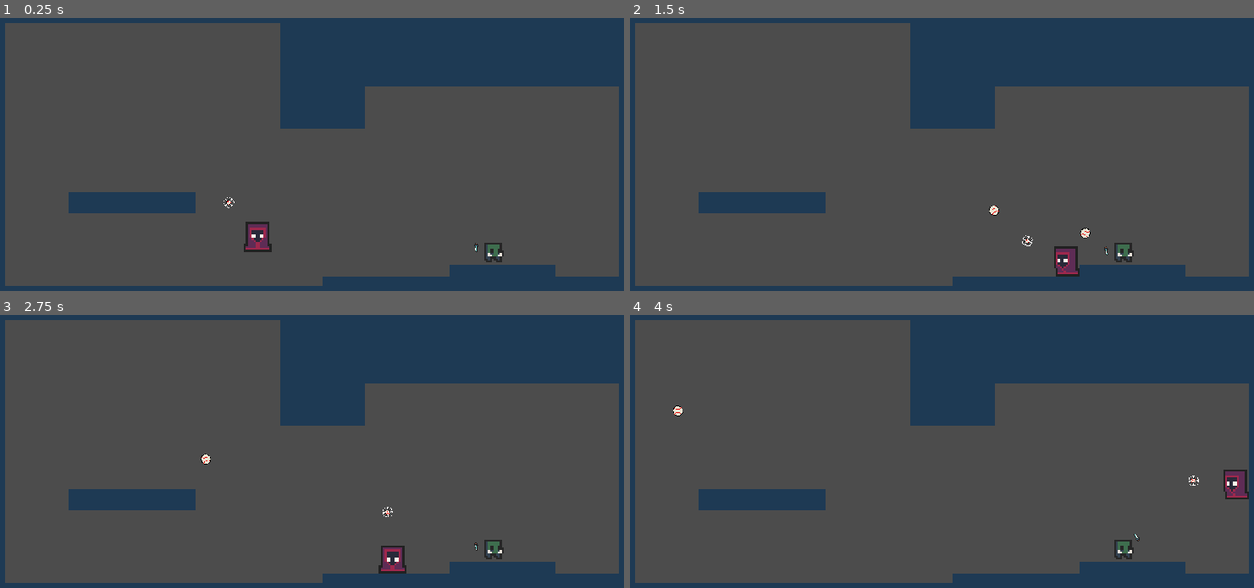
Above: before the commit, frames 1-4 (two rows, left to right).
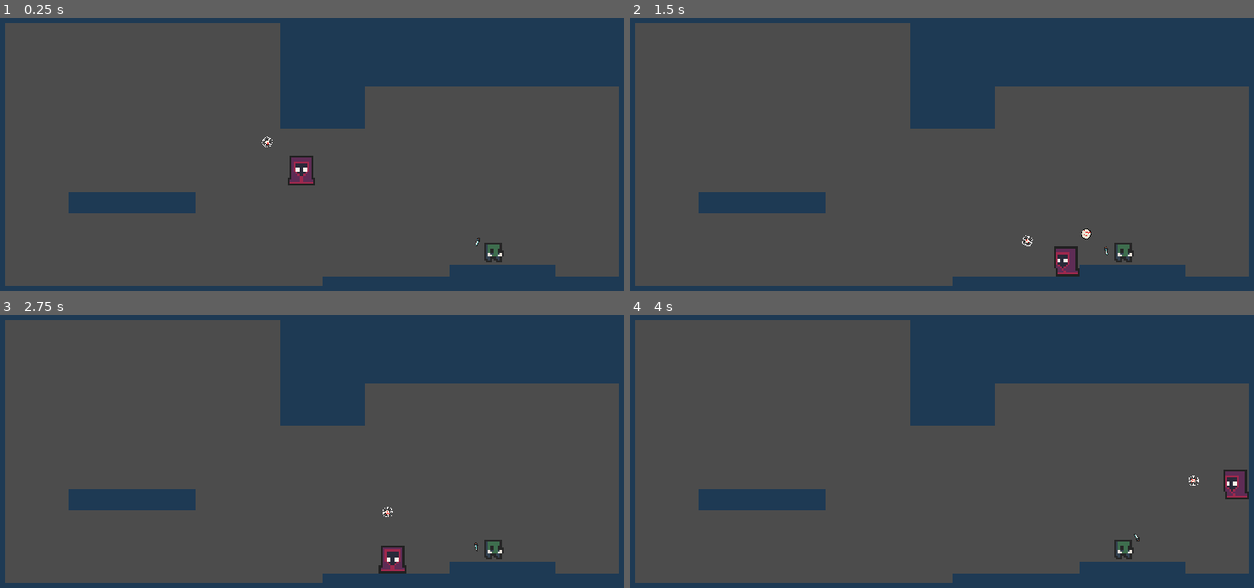
Above: after the commit, the same moments.

Repository: Kiingst/Dont-Bring-a-Bat-to-Gun-Fight
Game: Godot game, scene res://Assets/Levels/Level_Script/Flat_test.tscn
Two runs of this game, one before a commit and one after it. Both use one fixed random seed, a clock stepped at 60 frames per second and the inputs below.
Inputs (mouse positions are in pixels of both pictures, inside the frame that each line leads up to):
- Up to frame 1 (0.25 s): no input
- Up to frame 2 (1.5 s): move the mouse to (1079, 108) at 0.52 s; press the mouse at (1079, 108) at 0.53 s; hold D (Move_Right) from 0.53 s (still down); tap Space (jump) at 0.77 s; move the mouse to (798, 149) at 1.27 s; release the mouse at (798, 149) at 1.28 s; click (798, 149) at 1.35 s
- Up to frame 3 (2.75 s): tap Space (jump) at 1.52 s; move the mouse to (368, 339) at 2.02 s; release D (Move_Right) at 2.03 s; hold A (Move_Left) from 2.03 s (still down); hold Right mouse button (Parry) from 2.03 s (still down); click (368, 339) at 2.3 s
- Up to frame 4 (4 s): move the mouse to (898, 506) at 2.77 s; release A (Move_Left) at 2.78 s; release Right mouse button (Parry) at 2.78 s; hold D (Move_Right) from 2.78 s (still down); click (898, 506) at 2.85 s; tap Space (jump) at 3.02, 3.77 s; move the mouse to (1135, 484) at 3.52 s; press the mouse at (1135, 484) at 3.53 s

The runs differ from the first frame. In frame 1, 0.9% of the frame differs, in the area x 35-77%, y 43-86%; in frame 2, less than 0.1%; in frame 3, less than 0.1%; in frame 4, less than 0.1%.

Commit message:
Broke ball collsions somehow

Diff:
--- a/Assets/Enemys/Test_Enemy/Enemy_Type_2.gd
+++ b/Assets/Enemys/Test_Enemy/Enemy_Type_2.gd
@@ -64,10 +64,11 @@
 
 
 func take_damage(damage):
-	animation_mode.travel("damage_animation")
-	MOVE_SPEED -= 10
-	health -= damage
-	$HealthBar.visible = true
+	if damage != null:
+		animation_mode.travel("damage_animation")
+		MOVE_SPEED -= 10
+		health -= damage
+		$HealthBar.visible = true
 
 
 func fire():
--- a/Assets/Levels/Level_Script/Flat_test.gd
+++ b/Assets/Levels/Level_Script/Flat_test.gd
@@ -8,7 +8,8 @@
 
 # Called when the node enters the scene tree for the first time.
 func _ready():
-	get_node_or_null("Player_Catcher").connect("fire", self, "fire")
+	if get_node_or_null("Player_Catcher") != null:
+		get_node_or_null("Player_Catcher").connect("fire", self, "fire")
 	get_node_or_null("Enemy_Type_2").connect("fire", self, "enemy_fire")
 
 # Called every frame. 'delta' is the elapsed time since the previous frame.
@@ -20,6 +21,7 @@
 	var b = bullet.instance()
 	add_child(b)
 	b.start(_position, _direction, _speed, _damage)
+
 
 func fire2(bullet, _position, _direction, _speed, _damage):
 	var b = bullet.instance()
@@ -36,7 +38,6 @@
 
 
 
-
 func _on_Player_Catcher_catch(area):
 
 	area.get_parent().queue_free()
--- a/Assets/Levels/Level_Script/Flat_test.tscn
+++ b/Assets/Levels/Level_Script/Flat_test.tscn
@@ -17,10 +17,6 @@
 [node name="TileMap" parent="." instance=ExtResource( 2 )]
 tile_data = PoolIntArray( -589840, 1, 0, -589839, 1, 0, -589838, 1, 0, -589837, 1, 0, -589836, 1, 0, -589835, 1, 0, -58 …(5987 unchanged characters)…
 
-[node name="Player_Catcher" parent="." instance=ExtResource( 1 )]
-position = Vector2( -66, 115 )
-balls_in_inventory = 2
-
 [node name="Enemy_Type_2" parent="." groups=["enemy"] instance=ExtResource( 6 )]
 position = Vector2( 289, 182 )
 health = 2
@@ -28,4 +24,5 @@
 Bullet_Damage = 1
 Bullet_Speed = 50
 
-[connection signal="catch" from="Player_Catcher" to="." method="_on_Player_Catcher_catch"]
+[node name="Player_Catcher" parent="." instance=ExtResource( 1 )]
+balls_in_inventory = 1
--- a/Assets/Player/Player_Script/Hitter/Player_Hitter.gd
+++ b/Assets/Player/Player_Script/Hitter/Player_Hitter.gd
@@ -5,7 +5,7 @@
 export (bool) var canSwing = true
 var keyvaluepos
 var keyvaluerot
-
+export (int) var Bat_damage
 
 
 onready var animation_tree = get_node("AnimationTree")
@@ -23,8 +23,7 @@
 
 # Called when the node enters the scene tree for the first time.
 func _ready():
-	#$Player_Weapon.connect("Done", self, "_on_Player_Weapon_Done")
-	pass
+	$Player_Weapon.Bullet_Damage = Bat_damage
 
 func Player_Control_Bat(delta):
 
@@ -59,8 +58,8 @@
 
 func _input(event):
 	if event.is_action_pressed("Action"):
-		print(canSwing)
 		if canSwing == true:
+			print("Player is swinging")
 			match side:
 				1:
 					swing(swing_left)
@@ -74,6 +73,8 @@
 					$Swing_Cooldown.start()
 				4:
 					pass
+		else:
+			print("Player swing is on cooldown")
 
 
 func _physics_process(delta):
@@ -118,7 +119,7 @@
 
 func _on_Swing_Cooldown_timeout():
 	canSwing = true
-	print("canswing")
+	print("Player Swing off cooldown")
 
 
 func _on_swing_movement_timeout():
--- a/Assets/Player/Player_Script/Hitter/Player_Hitter.tscn
+++ b/Assets/Player/Player_Script/Hitter/Player_Hitter.tscn
@@ -21,6 +21,7 @@
 jump_time_to_descent = 0.3
 jump_count = 3
 Length_from_player = 40
+Bat_damage = 2
 
 [node name="CollisionShape2D" type="CollisionShape2D" parent="."]
 position = Vector2( 0, 7.875 )
--- a/Assets/Player/Player_Script/Hitter/Player_Weapon.gd
+++ b/Assets/Player/Player_Script/Hitter/Player_Weapon.gd
@@ -1,7 +1,6 @@
 extends Node2D
 signal Done
-signal hi
-
+export (int) var Bullet_Damage
 # Declare member variables here. Examples:
 # var a = 2
 # var b = "text"
@@ -9,7 +8,8 @@
 
 # Called when the node enters the scene tree for the first time.
 func _ready():
-	pass # Replace with function body.
+	$Player_Weapon.Bullet_Damage = Bullet_Damage
+	print("The bat will do ", Bullet_Damage," damage")
 
 
 # Called every frame. 'delta' is the elapsed time since the previous frame.
--- a/Assets/Player/Player_Script/Hitter/Player_Weapon.tscn
+++ b/Assets/Player/Player_Script/Hitter/Player_Weapon.tscn
@@ -1,6 +1,7 @@
-[gd_scene load_steps=41 format=2]
+[gd_scene load_steps=42 format=2]
 
 [ext_resource path="res://Assets/Player/Player_Weapons/Bat/Weapon_Bat.png" type="Texture" id=1]
+[ext_resource path="res://Assets/Player/Player_Script/Hitter/Player_Weapon_Sprite.gd" type="Script" id=2]
 [ext_resource path="res://Assets/Player/Player_Script/Hitter/Player_Weapon.gd" type="Script" id=3]
 [ext_resource path="res://Assets/Player/Player_Weapons/Bat/Baseball_Bat Faces/Bat_Mad.png" type="Texture" id=4]
 [ext_resource path="res://Assets/Player/Player_Weapons/Bat/Bat_Swing-2.png.png" type="Texture" id=5]
@@ -204,7 +205,7 @@
 "values": [ ExtResource( 1 ) ]
 }
 tracks/5/type = "value"
-tracks/5/path = NodePath("Player_Weapon/Hit_Area/CollisionPolygon2D:disabled")
+tracks/5/path = NodePath("Player_Weapon/Bat_Hit_Area/CollisionPolygon2D:disabled")
 tracks/5/interp = 1
 tracks/5/loop_wrap = true
 tracks/5/imported = false
@@ -294,7 +295,7 @@
 "values": [ ExtResource( 1 ) ]
 }
 tracks/5/type = "value"
-tracks/5/path = NodePath("Player_Weapon/Hit_Area/CollisionPolygon2D:disabled")
+tracks/5/path = NodePath("Player_Weapon/Bat_Hit_Area/CollisionPolygon2D:disabled")
 tracks/5/interp = 1
 tracks/5/loop_wrap = true
 tracks/5/imported = false
@@ -384,7 +385,7 @@
 "values": [ ExtResource( 5 ) ]
 }
 tracks/5/type = "value"
-tracks/5/path = NodePath("Player_Weapon/Hit_Area/CollisionPolygon2D:disabled")
+tracks/5/path = NodePath("Player_Weapon/Bat_Hit_Area/CollisionPolygon2D:disabled")
 tracks/5/interp = 1
 tracks/5/loop_wrap = true
 tracks/5/imported = false
@@ -396,7 +397,7 @@
 "values": [ false, true ]
 }
 tracks/6/type = "value"
-tracks/6/path = NodePath("Player_Weapon/Hit_Area/CollisionPolygon2D:scale")
+tracks/6/path = NodePath("Player_Weapon/Bat_Hit_Area/CollisionPolygon2D:scale")
 tracks/6/interp = 1
 tracks/6/loop_wrap = true
 tracks/6/imported = false
@@ -474,7 +475,7 @@
 "values": [ ExtResource( 6 ) ]
 }
 tracks/5/type = "value"
-tracks/5/path = NodePath("Player_Weapon/Hit_Area/CollisionPolygon2D:disabled")
+tracks/5/path = NodePath("Player_Weapon/Bat_Hit_Area/CollisionPolygon2D:disabled")
 tracks/5/interp = 1
 tracks/5/loop_wrap = true
 tracks/5/imported = false
@@ -498,7 +499,7 @@
 "values": [ Vector2( 0.25, 0.25 ) ]
 }
 tracks/7/type = "value"
-tracks/7/path = NodePath("Player_Weapon/Hit_Area/CollisionPolygon2D:scale")
+tracks/7/path = NodePath("Player_Weapon/Bat_Hit_Area/CollisionPolygon2D:scale")
 tracks/7/interp = 1
 tracks/7/loop_wrap = true
 tracks/7/imported = false
@@ -562,7 +563,7 @@
 "values": [ ExtResource( 1 ) ]
 }
 tracks/4/type = "value"
-tracks/4/path = NodePath("Player_Weapon/Hit_Area/CollisionPolygon2D:disabled")
+tracks/4/path = NodePath("Player_Weapon/Bat_Hit_Area/CollisionPolygon2D:disabled")
 tracks/4/interp = 1
 tracks/4/loop_wrap = true
 tracks/4/imported = false
@@ -691,7 +692,7 @@
 "values": [ ExtResource( 1 ) ]
 }
 tracks/5/type = "value"
-tracks/5/path = NodePath("Player_Weapon/Hit_Area/CollisionPolygon2D:disabled")
+tracks/5/path = NodePath("Player_Weapon/Bat_Hit_Area/CollisionPolygon2D:disabled")
 tracks/5/interp = 1
 tracks/5/loop_wrap = true
 tracks/5/imported = false
@@ -715,7 +716,7 @@
 "values": [ Vector2( 0.25, 0.25 ) ]
 }
 tracks/7/type = "value"
-tracks/7/path = NodePath("Player_Weapon/Hit_Area/CollisionPolygon2D:scale")
+tracks/7/path = NodePath("Player_Weapon/Bat_Hit_Area/CollisionPolygon2D:scale")
 tracks/7/interp = 1
 tracks/7/loop_wrap = true
 tracks/7/imported = false
@@ -900,11 +901,12 @@
 [node name="Player_Weapon" type="Sprite" parent="."]
 scale = Vector2( 0.25, 0.25 )
 texture = ExtResource( 1 )
-
-[node name="Hit_Area" type="Area2D" parent="Player_Weapon"]
+script = ExtResource( 2 )
+
+[node name="Bat_Hit_Area" type="Area2D" parent="Player_Weapon"]
 scale = Vector2( 4, 4 )
 
-[node name="CollisionPolygon2D" type="CollisionPolygon2D" parent="Player_Weapon/Hit_Area"]
+[node name="CollisionPolygon2D" type="CollisionPolygon2D" parent="Player_Weapon/Bat_Hit_Area"]
 position = Vector2( -1, -25 )
 polygon = PoolVector2Array( 2, -18, -25, -16, -28, -10, -10, 13, 4, 14, 12, 27, 11, 51, 1, 61, -0.999998, 70, 9.00961, 68.8731, 19.5, 57.0429, 21.2942, 42.1506, 21.7224, 26.8923, 18.9186, 10.0359, 13.1506, -3.95449 )
 
--- /dev/null
+++ b/Assets/Player/Player_Script/Hitter/Player_Weapon_Sprite.gd
@@ -0,0 +1,16 @@
+extends Sprite
+
+var Bullet_Damage
+# Declare member variables here. Examples:
+# var a = 2
+# var b = "text"
+
+
+# Called when the node enters the scene tree for the first time.
+func _ready():
+	pass # Replace with function body.
+
+
+# Called every frame. 'delta' is the elapsed time since the previous frame.
+#func _process(delta):
+#	pass
--- a/Assets/baseball/script/Bullet.gd
+++ b/Assets/baseball/script/Bullet.gd
@@ -1,6 +1,6 @@
 extends RigidBody2D
 
-export (int) var Bullet_Speed
+var Bullet_Speed
 var Bullet_Damage
 export (int) var Bullet_lifetime
 var dir
@@ -23,11 +23,13 @@
 
 func start(_position, _direction, _speed, _damage):
 	Bullet_Damage = _damage
+	Bullet_Speed = _speed
 	position = _position
 	rotation = _direction.angle()
 	dir = _direction
 	$Lifetime.wait_time = Bullet_lifetime
 	Bullet_velocity = _direction * _speed
+	print(Bullet_velocity)
 	$Lifetime.start()
 
 func startAng(_position, _angle):
@@ -47,7 +49,7 @@
 
 func _on_Hit_Area_area_entered(area):
 	if "Hit" in area.name:
-		var kill = false
+		kill = false
 		startAng(position, rotation)
 		#$Enemy_Attack.set_name("Hit_Area")
 
--- a/Assets/baseball/script/Enemy_Bullet.gd
+++ b/Assets/baseball/script/Enemy_Bullet.gd
@@ -13,17 +13,14 @@
 	var test = _angle - PI
 	var direction1 = Vector2(1,0).rotated(test)
 	emit_signal('fire', player_bullet, position1, direction1, Bullet_Speed, Bullet_Damage)
-	print(direction1)
+	#print(direction1)
 	queue_free()
 
 
 func _on_Bullet_area_entered(area):
 	if "Hit" in area.name:
-		#print("enemy_Ball switching sides")
 		var kill = false
 		switch(position, rotation)
-		#startAng(position, rotation)
-		#$Enemy_Attack.set_name("Hit_Area")
 
 
 
--- a/Assets/baseball/script/Enemy_Bullet.tscn
+++ b/Assets/baseball/script/Enemy_Bullet.tscn
@@ -14,7 +14,6 @@
 
 [node name="Enemy_Bullet" instance=ExtResource( 1 )]
 script = ExtResource( 3 )
-Bullet_Speed = 50
 player_bullet = ExtResource( 4 )
 
 [node name="Sprite" parent="." index="0"]
